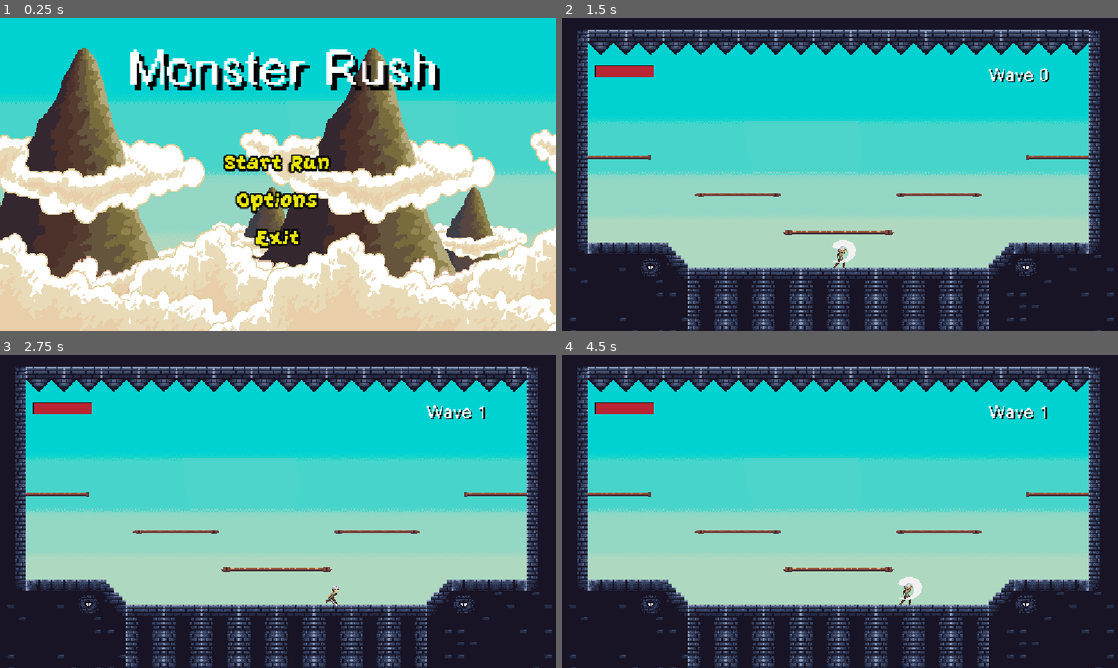
Above: before the commit, frames 1-4 (two rows, left to right).
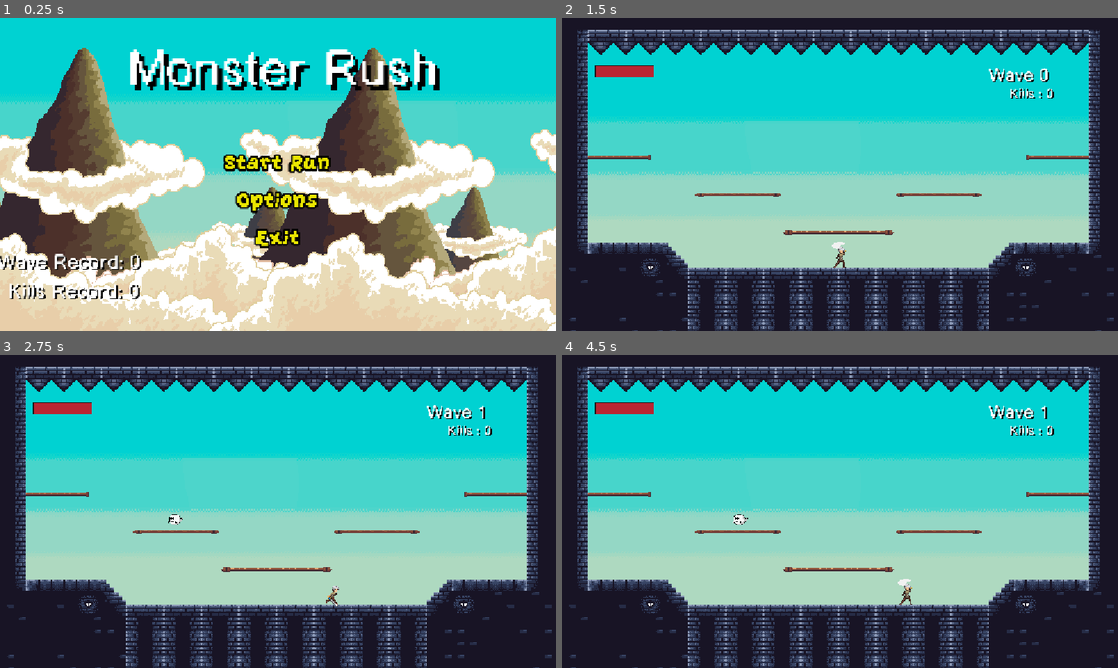
Above: after the commit, the same moments.

Repository: NielsVanheertum-BA/EindprojectProjectManagement
Game: Godot game, scene res://Scenes/MainMenu.tscn
Two runs of this game, one before a commit and one after it. Both use one fixed random seed, a clock stepped at 60 frames per second and the inputs below.
Inputs (mouse positions are in pixels of both pictures, inside the frame that each line leads up to):
- Up to frame 1 (0.25 s): no input
- Up to frame 2 (1.5 s): click "Start Run" at 0.5 s; tap Enter at 1.25 s; move the mouse to (962, 158) at 1.27 s; hold D (right) from 1.28 s (still down); click (962, 158) at 1.35 s
- Up to frame 3 (2.75 s): keep holding D (right); tap Space (jump) at 1.52, 2.27 s; move the mouse to (166, 527) at 2.02 s; click (166, 527) at 2.1 s
- Up to frame 4 (4.5 s): move the mouse to (895, 442) at 2.77 s; release D (right) at 2.78 s; hold A (left) 2.78-3.53 s; click (895, 442) at 2.85 s; move the mouse to (812, 574) at 3.52 s; hold D (right) from 3.53 s (still down); click (812, 574) at 3.6 s; tap Space (jump) at 3.77 s; move the mouse to (1006, 558) at 4.27 s; click (1006, 558) at 4.35 s

The runs differ from the first frame. In frame 1, 1.0% of the frame differs, in the area x 0-26%, y 75-90%; in frame 2, 0.3%; in frame 3, 0.2%; in frame 4, 0.4%.

Commit message:
Waves en records

Diff:
--- a/eindproject/Scenes/Ghost.tscn
+++ b/eindproject/Scenes/Ghost.tscn
@@ -1,132 +1,199 @@
-[gd_scene load_steps=25 format=3 uid="uid://c0b5sb1xugin0"]
+[gd_scene load_steps=42 format=3 uid="uid://c16fw5dywswt7"]
 
-[ext_resource type="Script" uid="uid://mvg554ffhqv8" path="res://Scripts/ghost.gd" id="1_q6p6f"]
-[ext_resource type="Texture2D" uid="uid://bg16l6lopkg46" path="res://Assets/round ghost/round ghost walk/sprite_0.png" id="2_0j2nw"]
-[ext_resource type="Texture2D" uid="uid://wpwolarkfcug" path="res://Assets/round ghost/round ghost walk/sprite_1.png" id="3_gowd2"]
-[ext_resource type="Texture2D" uid="uid://dkw5o2xmck164" path="res://Assets/round ghost/round ghost walk/sprite_2.png" id="4_r6cii"]
-[ext_resource type="Texture2D" uid="uid://d27l5emo6nrbd" path="res://Assets/round ghost/round ghost walk/sprite_3.png" id="5_fndvv"]
-[ext_resource type="Texture2D" uid="uid://cq05ij0ypan0f" path="res://Assets/round ghost/round ghost walk/sprite_4.png" id="6_qi6xf"]
-[ext_resource type="Texture2D" uid="uid://dghe00unq7up" path="res://Assets/round ghost/round ghost walk/sprite_5.png" id="7_gaeqs"]
-[ext_resource type="Texture2D" uid="uid://bhvn4tpwdet5c" path="res://Assets/round ghost/round ghost taking damage/sprite_0.png" id="8_uriai"]
-[ext_resource type="Texture2D" uid="uid://ck5nq2ilmgxir" path="res://Assets/round ghost/round ghost taking damage/sprite_1.png" id="9_w6yov"]
-[ext_resource type="Texture2D" uid="uid://c24urhcenjjd1" path="res://Assets/round ghost/round ghost taking damage/sprite_2.png" id="10_pkfnn"]
-[ext_resource type="Texture2D" uid="uid://difodvvms4ssw" path="res://Assets/round ghost/round ghost taking damage/sprite_3.png" id="11_yhucr"]
-[ext_resource type="Script" uid="uid://bk7kiy0ltdv64" path="res://Scripts/OnTouchGhost.gd" id="12_nflgu"]
+[ext_resource type="Script" uid="uid://mvg554ffhqv8" path="res://Scripts/ghost.gd" id="1_bacfh"]
+[ext_resource type="Texture2D" uid="uid://bhvn4tpwdet5c" path="res://Assets/round ghost/round ghost taking damage/sprite_0.png" id="2_gu7qg"]
+[ext_resource type="Texture2D" uid="uid://ck5nq2ilmgxir" path="res://Assets/round ghost/round ghost taking damage/sprite_1.png" id="3_p4wdi"]
+[ext_resource type="Texture2D" uid="uid://c24urhcenjjd1" path="res://Assets/round ghost/round ghost taking damage/sprite_2.png" id="4_w60pv"]
+[ext_resource type="Texture2D" uid="uid://difodvvms4ssw" path="res://Assets/round ghost/round ghost taking damage/sprite_3.png" id="5_yo8bj"]
+[ext_resource type="Texture2D" uid="uid://bg16l6lopkg46" path="res://Assets/round ghost/round ghost walk/sprite_0.png" id="6_awks0"]
+[ext_resource type="Texture2D" uid="uid://wpwolarkfcug" path="res://Assets/round ghost/round ghost walk/sprite_1.png" id="7_d3atw"]
+[ext_resource type="Texture2D" uid="uid://dkw5o2xmck164" path="res://Assets/round ghost/round ghost walk/sprite_2.png" id="8_j6jnv"]
+[ext_resource type="Texture2D" uid="uid://d27l5emo6nrbd" path="res://Assets/round ghost/round ghost walk/sprite_3.png" id="9_ol8lj"]
+[ext_resource type="Texture2D" uid="uid://cq05ij0ypan0f" path="res://Assets/round ghost/round ghost walk/sprite_4.png" id="10_ygk20"]
+[ext_resource type="Texture2D" uid="uid://dghe00unq7up" path="res://Assets/round ghost/round ghost walk/sprite_5.png" id="11_8xlmq"]
+[ext_resource type="Texture2D" uid="uid://dbsufw8farv8j" path="res://Assets/round ghost/round ghost idle/sprite_0.png" id="12_as4an"]
+[ext_resource type="Texture2D" uid="uid://rt0ocn68cy6n" path="res://Assets/round ghost/round ghost idle/sprite_1.png" id="13_b50qf"]
+[ext_resource type="Texture2D" uid="uid://bg86obom81e0h" path="res://Assets/round ghost/round ghost idle/sprite_2.png" id="14_ewo1w"]
+[ext_resource type="Texture2D" uid="uid://vxivdna7q42q" path="res://Assets/round ghost/round ghost idle/sprite_3.png" id="15_imb5h"]
+[ext_resource type="Texture2D" uid="uid://dug4coqkfwv1l" path="res://Assets/round ghost/round ghost idle/sprite_4.png" id="16_5vhls"]
+[ext_resource type="Texture2D" uid="uid://dcdpvp85bnohg" path="res://Assets/round ghost/round ghost idle/sprite_5.png" id="17_8ewdm"]
+[ext_resource type="Texture2D" uid="uid://cb1mdo0m7h0lg" path="res://Assets/round ghost/round ghost idle/sprite_6.png" id="18_m40j6"]
+[ext_resource type="Texture2D" uid="uid://5jdhjonmpty6" path="res://Assets/round ghost/round ghost idle/sprite_7.png" id="19_fm6p1"]
+[ext_resource type="Script" uid="uid://bk7kiy0ltdv64" path="res://Scripts/OnTouchGhost.gd" id="20_gu7qg"]
 
-[sub_resource type="AtlasTexture" id="AtlasTexture_mh1o1"]
-atlas = ExtResource("2_0j2nw")
+[sub_resource type="AtlasTexture" id="AtlasTexture_272c1"]
+atlas = ExtResource("2_gu7qg")
+region = Rect2(0, 0, 35, 26)
+
+[sub_resource type="AtlasTexture" id="AtlasTexture_4ad2r"]
+atlas = ExtResource("3_p4wdi")
+region = Rect2(0, 0, 35, 26)
+
+[sub_resource type="AtlasTexture" id="AtlasTexture_611ff"]
+atlas = ExtResource("4_w60pv")
+region = Rect2(0, 0, 35, 26)
+
+[sub_resource type="AtlasTexture" id="AtlasTexture_tbmem"]
+atlas = ExtResource("5_yo8bj")
+region = Rect2(0, 0, 35, 26)
+
+[sub_resource type="AtlasTexture" id="AtlasTexture_xc762"]
+atlas = ExtResource("6_awks0")
 region = Rect2(0, 0, 40, 25)
 
-[sub_resource type="AtlasTexture" id="AtlasTexture_m7j4v"]
-atlas = ExtResource("3_gowd2")
+[sub_resource type="AtlasTexture" id="AtlasTexture_l8a6n"]
+atlas = ExtResource("7_d3atw")
 region = Rect2(0, 0, 40, 25)
 
-[sub_resource type="AtlasTexture" id="AtlasTexture_wq5c4"]
-atlas = ExtResource("4_r6cii")
+[sub_resource type="AtlasTexture" id="AtlasTexture_sjb3u"]
+atlas = ExtResource("8_j6jnv")
 region = Rect2(0, 0, 40, 25)
 
-[sub_resource type="AtlasTexture" id="AtlasTexture_vf4im"]
-atlas = ExtResource("5_fndvv")
+[sub_resource type="AtlasTexture" id="AtlasTexture_h2owm"]
+atlas = ExtResource("9_ol8lj")
 region = Rect2(0, 0, 40, 25)
 
-[sub_resource type="AtlasTexture" id="AtlasTexture_gf77s"]
-atlas = ExtResource("6_qi6xf")
+[sub_resource type="AtlasTexture" id="AtlasTexture_d7wce"]
+atlas = ExtResource("10_ygk20")
 region = Rect2(0, 0, 40, 25)
 
-[sub_resource type="AtlasTexture" id="AtlasTexture_sbibr"]
-atlas = ExtResource("7_gaeqs")
+[sub_resource type="AtlasTexture" id="AtlasTexture_3e4in"]
+atlas = ExtResource("11_8xlmq")
 region = Rect2(0, 0, 40, 25)
 
-[sub_resource type="AtlasTexture" id="AtlasTexture_ry1mg"]
-atlas = ExtResource("8_uriai")
-region = Rect2(0, 0, 35, 26)
+[sub_resource type="AtlasTexture" id="AtlasTexture_qtp5t"]
+atlas = ExtResource("12_as4an")
+region = Rect2(0, 0, 50, 50)
 
-[sub_resource type="AtlasTexture" id="AtlasTexture_cmiew"]
-atlas = ExtResource("9_w6yov")
-region = Rect2(0, 0, 35, 26)
+[sub_resource type="AtlasTexture" id="AtlasTexture_odhfd"]
+atlas = ExtResource("13_b50qf")
+region = Rect2(0, 0, 50, 50)
 
-[sub_resource type="AtlasTexture" id="AtlasTexture_3ahkx"]
-atlas = ExtResource("10_pkfnn")
-region = Rect2(0, 0, 35, 26)
+[sub_resource type="AtlasTexture" id="AtlasTexture_t3j07"]
+atlas = ExtResource("14_ewo1w")
+region = Rect2(0, 0, 50, 50)
 
-[sub_resource type="AtlasTexture" id="AtlasTexture_bya48"]
-atlas = ExtResource("11_yhucr")
-region = Rect2(0, 0, 35, 26)
+[sub_resource type="AtlasTexture" id="AtlasTexture_7a86v"]
+atlas = ExtResource("15_imb5h")
+region = Rect2(0, 0, 50, 50)
 
-[sub_resource type="SpriteFrames" id="SpriteFrames_3vcmo"]
+[sub_resource type="AtlasTexture" id="AtlasTexture_2eph6"]
+atlas = ExtResource("16_5vhls")
+region = Rect2(0, 0, 50, 50)
+
+[sub_resource type="AtlasTexture" id="AtlasTexture_hmimt"]
+atlas = ExtResource("17_8ewdm")
+region = Rect2(0, 0, 50, 50)
+
+[sub_resource type="AtlasTexture" id="AtlasTexture_8veew"]
+atlas = ExtResource("18_m40j6")
+region = Rect2(0, 0, 50, 50)
+
+[sub_resource type="AtlasTexture" id="AtlasTexture_313ia"]
+atlas = ExtResource("19_fm6p1")
+region = Rect2(0, 0, 50, 50)
+
+[sub_resource type="SpriteFrames" id="SpriteFrames_e336j"]
 animations = [{
 "frames": [{
 "duration": 1.0,
-"texture": SubResource("AtlasTexture_mh1o1")
+"texture": SubResource("AtlasTexture_272c1")
 }, {
 "duration": 1.0,
-"texture": SubResource("AtlasTexture_m7j4v")
+"texture": SubResource("AtlasTexture_4ad2r")
 }, {
 "duration": 1.0,
-"texture": SubResource("AtlasTexture_wq5c4")
+"texture": SubResource("AtlasTexture_611ff")
 }, {
 "duration": 1.0,
-"texture": SubResource("AtlasTexture_vf4im")
+"texture": SubResource("AtlasTexture_tbmem")
+}],
+"loop": true,
+"name": &"damage",
+"speed": 5.0
+}, {
+"frames": [{
+"duration": 1.0,
+"texture": SubResource("AtlasTexture_xc762")
 }, {
 "duration": 1.0,
-"texture": SubResource("AtlasTexture_gf77s")
+"texture": SubResource("AtlasTexture_l8a6n")
 }, {
 "duration": 1.0,
-"texture": SubResource("AtlasTexture_sbibr")
+"texture": SubResource("AtlasTexture_sjb3u")
+}, {
+"duration": 1.0,
+"texture": SubResource("AtlasTexture_h2owm")
+}, {
+"duration": 1.0,
+"texture": SubResource("AtlasTexture_d7wce")
+}, {
+"duration": 1.0,
+"texture": SubResource("AtlasTexture_3e4in")
 }],
 "loop": true,
-"name": &"Fly",
+"name": &"fly",
 "speed": 10.0
 }, {
 "frames": [{
 "duration": 1.0,
-"texture": SubResource("AtlasTexture_ry1mg")
+"texture": SubResource("AtlasTexture_qtp5t")
 }, {
 "duration": 1.0,
-"texture": SubResource("AtlasTexture_cmiew")
+"texture": SubResource("AtlasTexture_odhfd")
 }, {
 "duration": 1.0,
-"texture": SubResource("AtlasTexture_3ahkx")
+"texture": SubResource("AtlasTexture_t3j07")
 }, {
 "duration": 1.0,
-"texture": SubResource("AtlasTexture_bya48")
+"texture": SubResource("AtlasTexture_7a86v")
+}, {
+"duration": 1.0,
+"texture": SubResource("AtlasTexture_2eph6")
+}, {
+"duration": 1.0,
+"texture": SubResource("AtlasTexture_hmimt")
+}, {
+"duration": 1.0,
+"texture": SubResource("AtlasTexture_8veew")
+}, {
+"duration": 1.0,
+"texture": SubResource("AtlasTexture_313ia")
 }],
-"loop": false,
-"name": &"damage",
-"speed": 20.0
+"loop": true,
+"name": &"idle",
+"speed": 8.0
 }]
 
-[sub_resource type="CircleShape2D" id="CircleShape2D_bxvg7"]
+[sub_resource type="CircleShape2D" id="CircleShape2D_bacfh"]
 radius = 17.029387
 
-[node name="Ghost" type="Node2D"]
-script = ExtResource("1_q6p6f")
+[sub_resource type="CircleShape2D" id="CircleShape2D_gu7qg"]
+radius = 265.0019
+
+[node name="ghost" type="CharacterBody2D"]
+collision_layer = 2
+collision_mask = 4
+script = ExtResource("1_bacfh")
 
 [node name="AnimatedSprite2D" type="AnimatedSprite2D" parent="."]
-position = Vector2(4, -29.25)
-scale = Vector2(1.15, 1.22)
-sprite_frames = SubResource("SpriteFrames_3vcmo")
-animation = &"Fly"
-autoplay = "Fly"
-frame = 4
-frame_progress = 0.21239902
+sprite_frames = SubResource("SpriteFrames_e336j")
+animation = &"damage"
+autoplay = "idle"
+frame_progress = 0.7800229
 
-[node name="RayCastRight" type="RayCast2D" parent="."]
-position = Vector2(1, -32)
-target_position = Vector2(25, 0)
-collision_mask = 4
+[node name="Hitbox" type="CollisionShape2D" parent="."]
+shape = SubResource("CircleShape2D_bacfh")
 
-[node name="RayCastLeft" type="RayCast2D" parent="."]
-position = Vector2(1, -32)
-target_position = Vector2(-25, 0)
-collision_mask = 4
+[node name="Range" type="Area2D" parent="."]
 
-[node name="Hitbox" type="Area2D" parent="."]
-script = ExtResource("12_nflgu")
+[node name="CollisionShape2D" type="CollisionShape2D" parent="Range"]
+shape = SubResource("CircleShape2D_gu7qg")
 
-[node name="CollisionShape2D" type="CollisionShape2D" parent="Hitbox"]
-position = Vector2(1, -30)
-shape = SubResource("CircleShape2D_bxvg7")
+[node name="Hurtbox" type="Area2D" parent="."]
+script = ExtResource("20_gu7qg")
 
-[connection signal="body_entered" from="Hitbox" to="." method="_on_hitbox_body_entered"]
-[connection signal="body_entered" from="Hitbox" to="Hitbox" method="_on_body_entered"]
+[node name="CollisionShape2D" type="CollisionShape2D" parent="Hurtbox"]
+shape = SubResource("CircleShape2D_bacfh")
+
+[connection signal="body_entered" from="Hurtbox" to="." method="_on_hurtbox_body_entered"]
--- a/eindproject/Scenes/MainMenu.tscn
+++ b/eindproject/Scenes/MainMenu.tscn
@@ -187,6 +187,7 @@
 "
 
 [node name="Options Panel" type="Panel" parent="."]
+visible = false
 layout_mode = 1
 anchors_preset = 8
 anchor_left = 0.5
@@ -367,6 +368,7 @@
 text = "Change Keybinds"
 
 [node name="InputSettings" parent="." instance=ExtResource("8_koqhg")]
+visible = false
 layout_mode = 1
 
 [node name="CloseInput" type="Button" parent="InputSettings"]
@@ -414,6 +416,48 @@
 theme_override_fonts/font = ExtResource("1_tt5f1")
 theme_override_font_sizes/font_size = 100
 text = "Keybinds"
+
+[node name="killRecord" type="Label" parent="."]
+layout_mode = 1
+anchors_preset = -1
+anchor_left = -0.5547017
+anchor_top = 1.8647555
+anchor_right = -0.5547017
+anchor_bottom = 1.8647555
+offset_left = 664.01636
+offset_top = -659.36163
+offset_right = 918.01636
+offset_bottom = -619.36163
+grow_horizontal = 2
+scale = Vector2(1.0040519, 0.99834067)
+theme_override_colors/font_shadow_color = Color(0, 0, 0, 1)
+theme_override_constants/shadow_offset_x = 3
+theme_override_constants/shadow_offset_y = 3
+theme_override_fonts/font = ExtResource("1_tt5f1")
+theme_override_font_sizes/font_size = 40
+text = "Kill Record"
+metadata/_edit_use_anchors_ = true
+
+[node name="WaveRecord" type="Label" parent="."]
+layout_mode = 1
+anchors_preset = -1
+anchor_left = -0.30729166
+anchor_top = 1.3055557
+anchor_right = -0.30729166
+anchor_bottom = 1.3055557
+offset_left = 370.0
+offset_top = -357.0
+offset_right = 624.0
+offset_bottom = -317.0
+grow_horizontal = 2
+scale = Vector2(1.0040519, 0.99834067)
+theme_override_colors/font_shadow_color = Color(0, 0, 0, 1)
+theme_override_constants/shadow_offset_x = 3
+theme_override_constants/shadow_offset_y = 3
+theme_override_fonts/font = ExtResource("1_tt5f1")
+theme_override_font_sizes/font_size = 40
+text = "Wave Record"
+metadata/_edit_use_anchors_ = true
 
 [connection signal="pressed" from="Main Buttons/Start" to="." method="_on_start_pressed"]
 [connection signal="pressed" from="Main Buttons/Options" to="." method="_on_options_pressed"]
--- a/eindproject/Scenes/game.tscn
+++ b/eindproject/Scenes/game.tscn
@@ -65,7 +65,25 @@
 theme_override_constants/shadow_offset_y = 3
 theme_override_fonts/font = ExtResource("9_h4fw4")
 theme_override_font_sizes/font_size = 40
-text = "Filler"
+text = "Wave"
+metadata/_edit_use_anchors_ = true
+
+[node name="Kills" type="Label" parent="."]
+anchors_preset = 5
+anchor_left = 0.5
+anchor_right = 0.5
+offset_left = 417.0
+offset_top = -311.0
+offset_right = 671.0
+offset_bottom = -271.0
+grow_horizontal = 2
+scale = Vector2(1.0040519, 0.99834067)
+theme_override_colors/font_shadow_color = Color(0, 0, 0, 1)
+theme_override_constants/shadow_offset_x = 3
+theme_override_constants/shadow_offset_y = 3
+theme_override_fonts/font = ExtResource("9_h4fw4")
+theme_override_font_sizes/font_size = 30
+text = "Kills"
 metadata/_edit_use_anchors_ = true
 
 [node name="Camera2D" type="Camera2D" parent="."]
--- a/eindproject/Scenes/player.tscn
+++ b/eindproject/Scenes/player.tscn
@@ -6,7 +6,7 @@
 [ext_resource type="Texture2D" uid="uid://cr44jcwsnvden" path="res://Assets/Legacy-Fantasy - High Forest 2.3/Character/Attack-01/Attack-01-Sheet.png" id="2_x3wgy"]
 [ext_resource type="Texture2D" uid="uid://ckkoy80xlr0mo" path="res://Assets/Legacy-Fantasy - High Forest 2.3/Character/Jumlp-All/Jump-All-Sheet.png" id="3_vgqql"]
 [ext_resource type="Texture2D" uid="uid://dnp1wvrs2qgdt" path="res://Assets/Legacy-Fantasy - High Forest 2.3/Character/Run/Run-Sheet.png" id="4_fkybt"]
-[ext_resource type="Script" uid="uid://ntw785vk3e6c" path="res://Scenes/target.gd" id="7_3smsa"]
+[ext_resource type="Script" uid="uid://ntw785vk3e6c" path="res://Scripts/target.gd" id="7_3smsa"]
 
 [sub_resource type="AtlasTexture" id="AtlasTexture_11gg7"]
 atlas = ExtResource("2_x3wgy")
@@ -201,7 +201,7 @@
 }],
 "loop": false,
 "name": &"attack1",
-"speed": 10.0
+"speed": 17.0
 }, {
 "frames": [{
 "duration": 1.0,
--- a/eindproject/Scenes/skeleton.tscn
+++ b/eindproject/Scenes/skeleton.tscn
@@ -1,11 +1,11 @@
 [gd_scene load_steps=30 format=3 uid="uid://b84ox2q0sh2qy"]
 
-[ext_resource type="Script" uid="uid://clcp0sc3h2byq" path="res://Scenes/skeleton.gd" id="1_5abox"]
+[ext_resource type="Script" uid="uid://clcp0sc3h2byq" path="res://Scripts/skeleton.gd" id="1_5abox"]
 [ext_resource type="Texture2D" uid="uid://f7ijdtsjb55i" path="res://Assets/FREE_SkeletonPack_ByPhewcumber/Default/Attack/Sword/Skeleton_Default_Attack_Sword+Shield.png" id="1_pegji"]
 [ext_resource type="Texture2D" uid="uid://bfh3mwe5rfbrj" path="res://Assets/FREE_SkeletonPack_ByPhewcumber/Default/Hurt/Skeleton_Default_Hurt.png" id="2_5abox"]
 [ext_resource type="Texture2D" uid="uid://cnpahpcf117yk" path="res://Assets/FREE_SkeletonPack_ByPhewcumber/Default/Idle/Sword/Skeleton_Default_Idle_Sword+Shield.png" id="3_v8sxu"]
 [ext_resource type="Texture2D" uid="uid://cua2kuntk5re0" path="res://Assets/FREE_SkeletonPack_ByPhewcumber/Default/Run/Sword/Skeleton_Default_X_Sword+Shield.png" id="4_ks230"]
-[ext_resource type="Script" uid="uid://vhi2g6ynilnd" path="res://Scenes/OnTouchSkeleton.gd" id="6_v8sxu"]
+[ext_resource type="Script" uid="uid://vhi2g6ynilnd" path="res://Scripts/OnTouchSkeleton.gd" id="6_v8sxu"]
 
 [sub_resource type="AtlasTexture" id="AtlasTexture_shq1q"]
 atlas = ExtResource("1_pegji")
--- a/eindproject/Scripts/GlobalVariables.gd
+++ b/eindproject/Scripts/GlobalVariables.gd
@@ -3,6 +3,9 @@
 var playerMaxHealth = 100
 var playerCurrentHealth = playerMaxHealth
 var playerPreviousHealth = playerCurrentHealth
-var sword_damage = 10
+var sword_damage = 25
 var enemiesLeft = 0
 var wave = 0
+var waveRecord = 0
+var kill = 0
+var killRecord = 0
--- a/eindproject/Scripts/OnTouchGhost.gd
+++ b/eindproject/Scripts/OnTouchGhost.gd
@@ -1,18 +1,9 @@
 extends Area2D
 
 @onready var animated_sprite: AnimatedSprite2D = $"../AnimatedSprite2D"
-@onready var collision_shape: CollisionShape2D = $CollisionShape2D
-@onready var hitbox: Area2D = $"."
+@onready var hitbox: CollisionShape2D = $CollisionShape2D
 
 var health = 20
-func _on_body_entered(body: Node2D) -> void:
-	var areas = hitbox.get_overlapping_areas()
-	for area in areas:
-		if area != self and area.has_method("detect"):
-			GlobalVariables.playerPreviousHealth = GlobalVariables.playerCurrentHealth
-			GlobalVariables.playerCurrentHealth -= 25
-			print(GlobalVariables.playerCurrentHealth)
-
 
 func take_damage():
 	print("AUUUUUUUU")
@@ -21,10 +12,11 @@
 		animated_sprite.play("damage")
 		await animated_sprite.animation_finished
 		spawn_hit_effect(animated_sprite.get_global_transform().origin)
-		animated_sprite.play("Fly")
+		animated_sprite.play("fly")
 	else:
 		get_parent().queue_free()
 		GlobalVariables.enemiesLeft -= 1
+		GlobalVariables.kill += 1
 
 func spawn_hit_effect(position: Vector2):
 	var effect = Sprite2D.new()
--- a/eindproject/Scenes/OnTouchSkeleton.gd
+++ b/eindproject/Scripts/OnTouchSkeleton.gd
@@ -2,7 +2,7 @@
 
 @onready var animated_sprite: AnimatedSprite2D = $"../AnimatedSprite2D"
 @onready var collision_shape: CollisionShape2D = $CollisionShape2D
-var health = 40
+var health = 50
 
 func take_damage():
 	print("AUUUUUUUU")
@@ -16,6 +16,7 @@
 	else:
 		get_parent().queue_free()
 		GlobalVariables.enemiesLeft -= 1
+		GlobalVariables.kill += 1
 
 func spawn_hit_effect(position: Vector2):
 	var effect = Sprite2D.new()
--- a/eindproject/Scripts/game.gd
+++ b/eindproject/Scripts/game.gd
@@ -3,6 +3,8 @@
 
 @onready var pause_menu: Control = $PauseMenu
 @onready var waveText: Label = $Wave
+@onready var killsText: Label = $Kills
+
 @onready var timer: Timer = $Timer
 @onready var spawn_point_1: Node2D = $SpawnPoint1
 @onready var spawn_point_2: Node2D = $SpawnPoint2
@@ -13,8 +15,9 @@
 @onready var spawn_point_7: Node2D = $SpawnPoint7
 var spawnPoints: Array[Node2D] = []
 
+
 const skeleton = preload("res://Scenes/skeleton.tscn")
-const ghost = preload("res://Scenes/Ghost.tscn")
+const ghost = preload("res://Scenes/ghost.tscn")
 var paused = false
 var waveSpawing = false
 
@@ -23,14 +26,18 @@
 	pause_menu.hide()
 	spawnPoints = [spawn_point_1, spawn_point_2, spawn_point_3, spawn_point_4, spawn_point_5, spawn_point_6, spawn_point_7]
 
+
 func _process(delta: float) -> void:
 	#Pause Menu
 	if Input.is_action_just_pressed("pause"):
 		pauseMenu()
 
 	waveText.text = "Wave "+str(GlobalVariables.wave)
+	killsText.text = "Kills : "+str(GlobalVariables.kill)
 
-	if GlobalVariables.enemiesLeft == 0 and not waveSpawing:
+
+
+	if GlobalVariables.enemiesLeft == 0 and not waveSpawing and timer.is_stopped():
 		timer.start()
 		waveSpawing = true
 
@@ -59,5 +66,6 @@
 		enemy = ghost.instantiate() as Node2D
 	else:
 		enemy = skeleton.instantiate() as Node2D
-		add_child(enemy)
-		enemy.global_position = spawnPoints[spawnLocation].global_position
+
+	add_child(enemy)
+	enemy.global_position = spawnPoints[spawnLocation].global_position
--- a/eindproject/Scripts/ghost.gd
+++ b/eindproject/Scripts/ghost.gd
@@ -1,21 +1,45 @@
-extends Node2D
+extends CharacterBody2D
 
-const SPEED = 100
-var health = 20
+var SPEED = randf_range(70.0, 140.0)
+var health = 1
+@onready var animated_sprite: AnimatedSprite2D = $AnimatedSprite2D
+@onready var collision_shape: CollisionShape2D = $Hitbox
+@onready var ghost_range: Area2D = $Range
+@onready var player: CharacterBody2D = $"../Player"
+@onready var hurtbox: Area2D = $Hurtbox
 
-var direction = -1
-@onready var ray_cast_left: RayCast2D = $RayCastLeft
-@onready var ray_cast_right: RayCast2D = $RayCastRight
-@onready var animated_sprite: AnimatedSprite2D = $AnimatedSprite2D
-@onready var collision_shape: CollisionShape2D = $Hitbox/CollisionShape2D
+# Beweeging bij
+
+func _process(delta):
+	var player_detected = false
+	var areas = ghost_range.get_overlapping_areas()
+	for body in areas:
+		if body != self and body.has_method("detect"):
+			player_detected = true
+			break
+	if player_detected:
+		# Chase player
+		animated_sprite.play("fly")
+		if position.x > player.global_position.x:
+			animated_sprite.flip_h = false
+		else:
+			animated_sprite.flip_h = true
+
+		var direction = position.direction_to(player.global_position)
+		velocity.x = direction.x * SPEED
+		velocity.y = direction.y * SPEED
+	else:
+		velocity.x = 0
+		animated_sprite.play("idle")
+
+	# Move and slide with floor detection
+	move_and_slide()
 
 
-# Beweeging bij
-func _process(delta):
-	if ray_cast_right.is_colliding():
-		direction = -1
-		animated_sprite.flip_h = false
-	if ray_cast_left.is_colliding():
-		direction = 1
-		animated_sprite.flip_h = true
-	position.x += direction * SPEED * delta
+func _on_hurtbox_body_entered(body: Node2D) -> void:
+	var areas = hurtbox.get_overlapping_areas()
+	for area in areas:
+		if area != self and area.has_method("detect"):
+			GlobalVariables.playerPreviousHealth = GlobalVariables.playerCurrentHealth
+			GlobalVariables.playerCurrentHealth -= 25
+			print(GlobalVariables.playerCurrentHealth)
--- a/eindproject/Scripts/main_menu.gd
+++ b/eindproject/Scripts/main_menu.gd
@@ -3,6 +3,8 @@
 @onready var main_buttons: VBoxContainer = $"Main Buttons"
 @onready var title: Label = $Title
 @onready var input_settings: Control = $InputSettings
+@onready var kill_record: Label = $killRecord
+@onready var wave_record: Label = $WaveRecord
 
 
 # Called when the node enters the scene tree for the first time.
@@ -13,7 +15,8 @@
 
 # Called every frame. 'delta' is the elapsed time since the previous frame.
 func _process(delta: float) -> void:
-	pass
+	wave_record.text = "Wave Record: "+str(GlobalVariables.waveRecord)
+	kill_record.text = "Kills Record: "+str(GlobalVariables.killRecord)
 
 func _on_start_pressed() -> void:
 	get_tree().change_scene_to_file("res://Scenes/game.tscn")
--- a/eindproject/Scripts/player.gd
+++ b/eindproject/Scripts/player.gd
@@ -19,7 +19,6 @@
 	player_health_bar._init_health(GlobalVariables.playerCurrentHealth)
 	area_left.monitoring = false
 	area_right.monitoring = false
-
 
 
 func _physics_process(delta: float) -> void:
@@ -82,6 +81,10 @@
 	await animated_sprite.animation_finished
 	GlobalVariables.playerCurrentHealth = GlobalVariables.playerMaxHealth
 	Engine.time_scale = 1
+	if GlobalVariables.killRecord < GlobalVariables.kill:
+		GlobalVariables.killRecord = GlobalVariables.kill
+	if GlobalVariables.waveRecord < GlobalVariables.wave:
+		GlobalVariables.waveRecord = GlobalVariables.wave
 	var tree := get_tree()
 	tree.call_deferred("change_scene_to_file", "res://Scenes/MainMenu.tscn")
 
--- a/eindproject/Scenes/skeleton.gd
+++ b/eindproject/Scripts/skeleton.gd
@@ -1,6 +1,6 @@
 extends CharacterBody2D
 
-var SPEED = 110.0
+var SPEED = randf_range(100.0, 200.0)
 @onready var player: CharacterBody2D = $"../Player"
 @onready var animated_sprite: AnimatedSprite2D = $AnimatedSprite2D
 @onready var skeleton_range: Area2D = $Range
Renamed: eindproject/Scenes/OnTouchSkeleton.gd.uid -> eindproject/Scripts/OnTouchSkeleton.gd.uid
Renamed: eindproject/Scenes/skeleton.gd.uid -> eindproject/Scripts/skeleton.gd.uid
Renamed: eindproject/Scenes/target.gd -> eindproject/Scripts/target.gd
Renamed: eindproject/Scenes/target.gd.uid -> eindproject/Scripts/target.gd.uid
